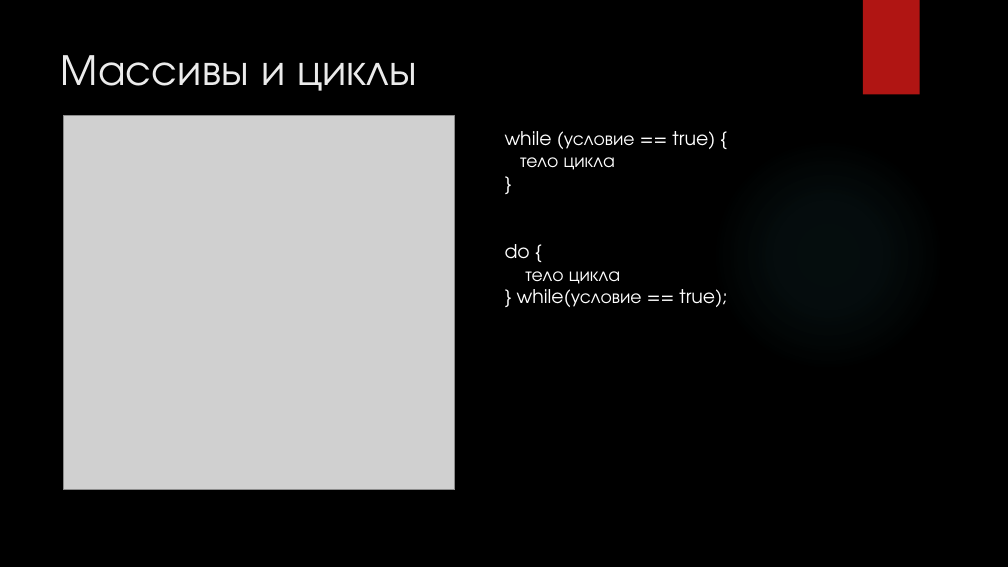
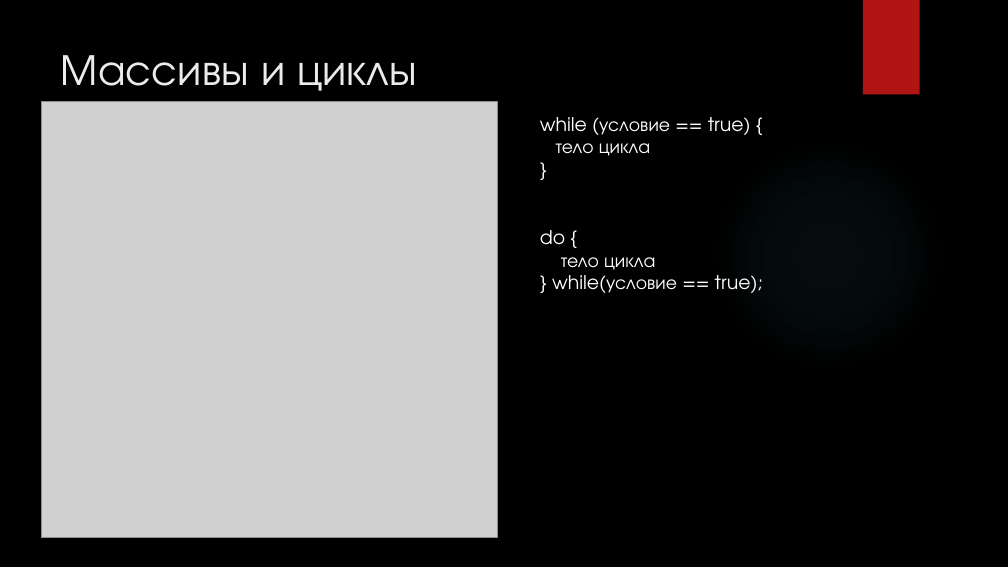
Before and after one commit to cansat-rsce/Organisation, a slide deck: slide 21 of лекции/Лекция2. Программирование на языке С (продолжение).pptx (slide 16 before the commit). Drawn at 1008x567 pixels with LibreOffice and Linux fonts; fonts in the diff are those of the drawing; grey boxes stand for pictures; background and template pictures are left out. Boxes give left, top, right and bottom in pixels: in the first picture for what was removed or moved away, otherwise in the second. Text is boxed around its words. In the diff, an @@ line names an element or a change of style, - is before the commit and + after.

```diff
--- a/лекции/Лекция2. Программирование на языке С (продолжение).pptx
+++ b/лекции/Лекция2. Программирование на языке С (продолжение).pptx
@@ picture: place and size @@
-picture at [64, 116, 455, 490]
+picture at [42, 102, 498, 538]
@@ text "while (условие == true) {": place and size @@
-text "while (условие == true) {" at [505, 131, 727, 307]
+text "while (условие == true) {" at [540, 117, 763, 293]
```
Also in this commit, not shown: 11 other slides changed, 28 slides added, 1 other file.
